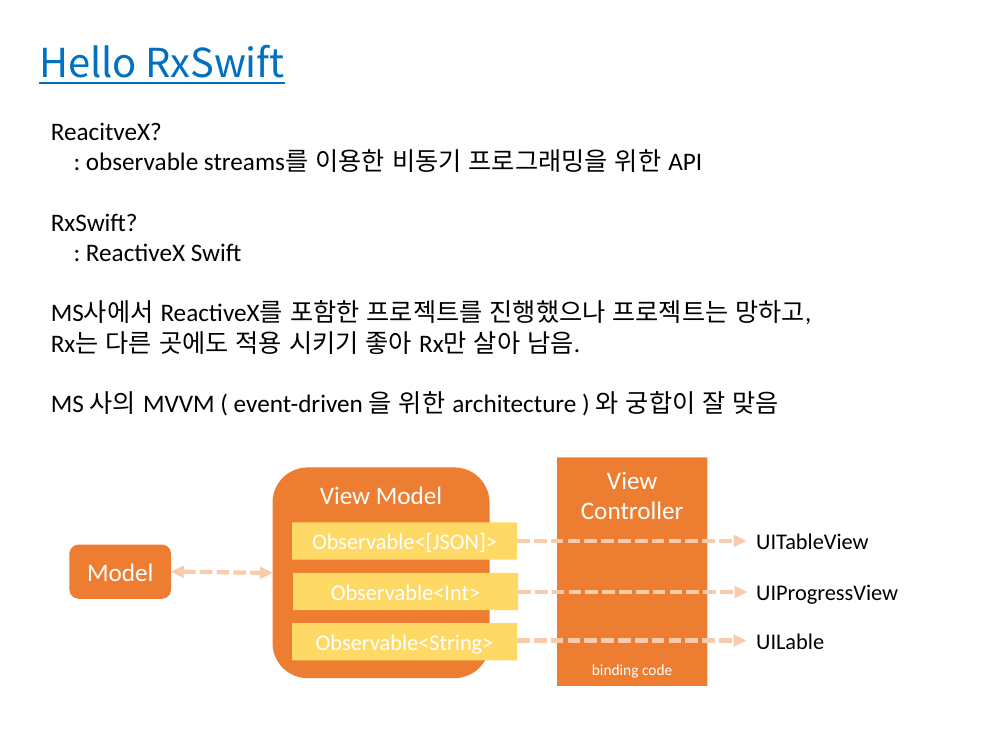
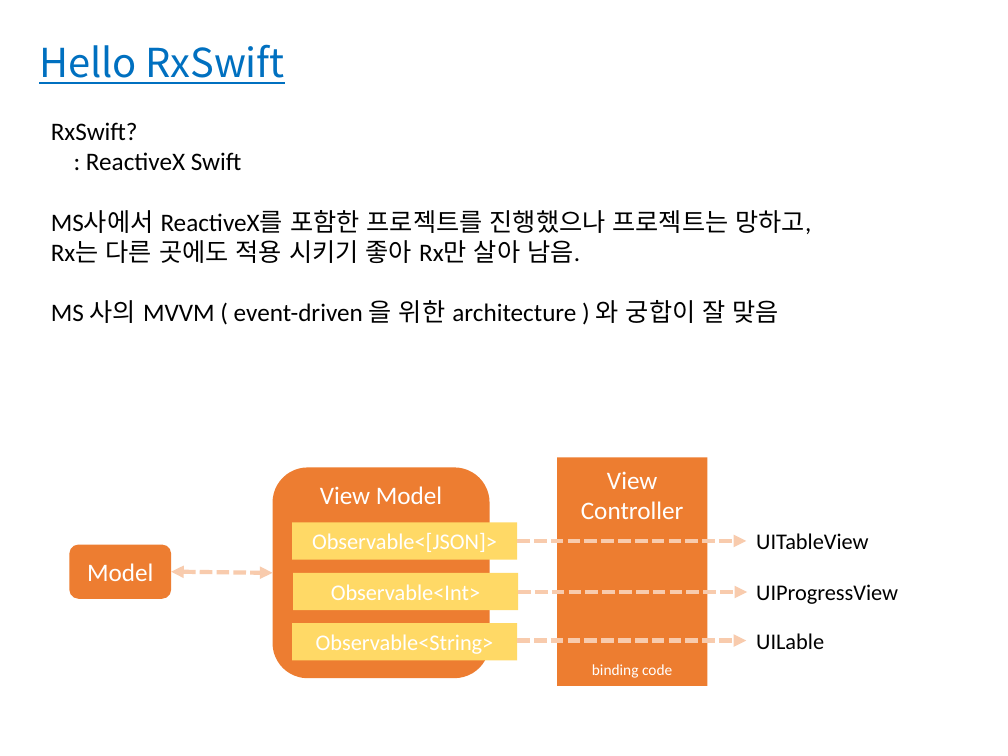
Before and after one commit to bbangbin97/RxSwift_Project, a slide deck: slide 4 of RxSwift.pptx (slide 3 before the commit). Drawn at 1008x756 pixels with LibreOffice and Linux fonts; fonts in the diff are those of the drawing. Boxes give left, top, right and bottom in pixels: in the first picture for what was removed or moved away, otherwise in the second. Text is boxed around its words. In the diff, an @@ line names an element or a change of style, - is before the commit and + after.

Commit message:
ppt

```diff
--- a/RxSwift.pptx
+++ b/RxSwift.pptx
@@ text at box(51, 122, 702, 172): paragraphs removed @@
-ReacitveX?
-: observable streams를 이용한 비동기 프로그래밍을 위한 API
```
Also in this commit, not shown: 13 slides added.
